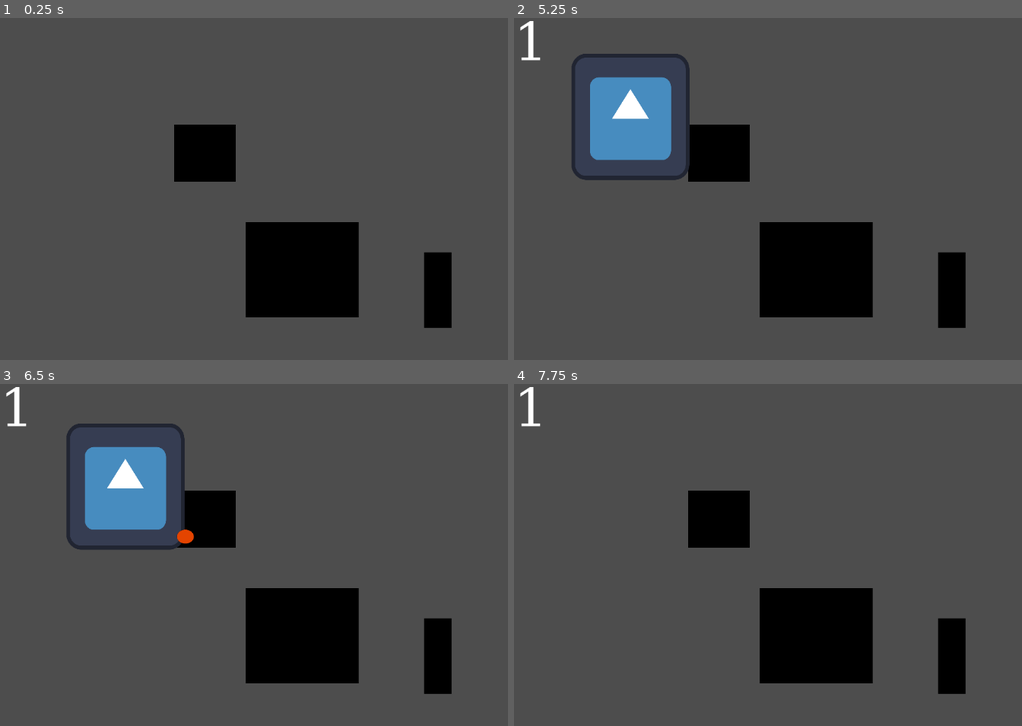
Above: before the commit, frames 1-4 (two rows, left to right).
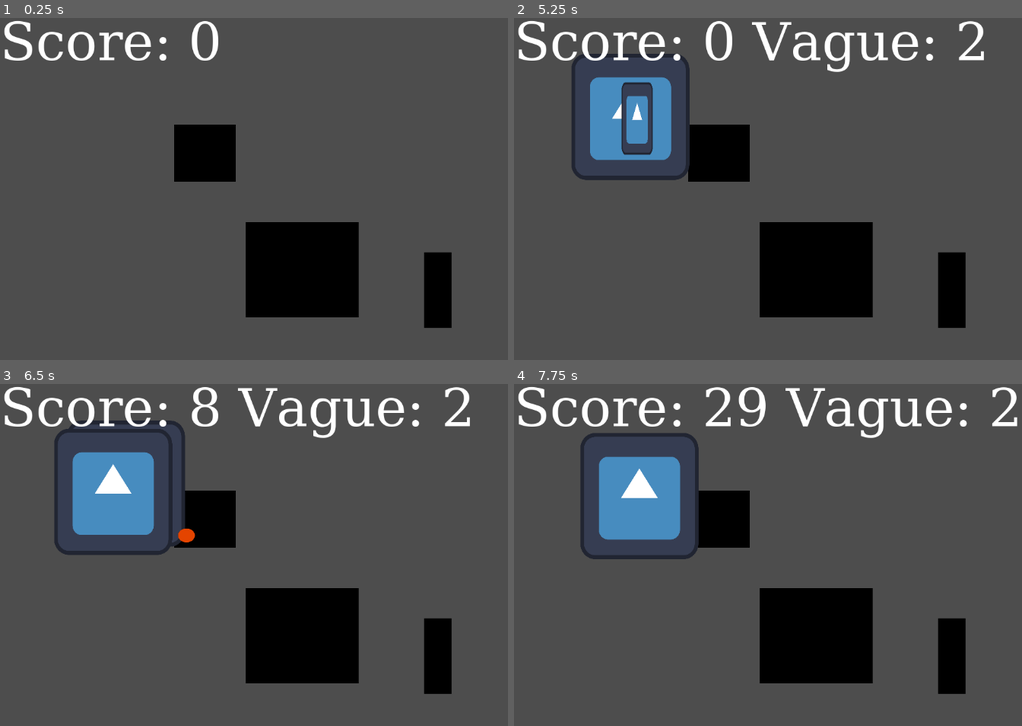
Above: after the commit, the same moments.

Repository: Nuxnuxx/gamejam-2024
Game: Godot game, scene res://main.tscn
The game is run twice, just before and just after one commit, with the same random seed, the same clock (stepped at 60 frames per second) and the same inputs. The engine's default icon, where the game draws it, is replaced by a stand-in: a white triangle on a blue panel in a dark square.
Inputs:
- Up to frame 1 (0.25 s): no input
- Up to frame 2 (5.25 s): tap Enter at 0.5, 2, 3.5 s; tap Space at 1.25, 2.75, 4.25 s
- Up to frame 3 (6.5 s): no input
- Up to frame 4 (7.75 s): no input

The runs differ from the first frame. In frame 1, 1.3% of the frame differs, in the area x 0-43%, y 0-13%; in frame 2, 3.8%; in frame 3, 6.7%; in frame 4, 8.3%, in the area x 0-100%, y 0-52%.

Commit message:
Score + Tower Hp

Diff:
--- a/Actors/Building/Building.gd
+++ b/Actors/Building/Building.gd
@@ -2,14 +2,18 @@
 
 var mob_in_range = []
 var reloading = false
+var health = 0
+
+@export var delay_to_shoot: float = 1
+@export var max_health: float = 100
 
 @onready var projectile = $Projectile
-@export var delay_to_shoot: float = 1
 @onready var all_projectiles = $AllProjectiles
 @onready var start_point_projectile = $StartPointProjectile
 
 func _ready():
 	add_to_group("BUILD", true)
+	health = max_health
 
 func _process(delta):
 	if !reloading:
@@ -18,7 +22,10 @@
 		await get_tree().create_timer(delay_to_shoot).timeout
 		reloading = false
 
-
+func self_damage(amount):
+	health -= amount
+	if health <= 0:
+		queue_free()
 
 func attack_shoot():
 	var not_freed_mob_in_range = []
@@ -43,4 +50,9 @@
 
 func _on_projectile_range_area_exited(area):
 	if area.is_in_group("ENNEMY"):
-		pass
+		var updated_mob_in_range = []
+		for mob in mob_in_range:
+			if mob != area:
+				updated_mob_in_range.append(mob)
+
+		mob_in_range = updated_mob_in_range
--- a/Actors/Ennemy/Ennemy_Base/Ennemy_Base.tscn
+++ b/Actors/Ennemy/Ennemy_Base/Ennemy_Base.tscn
@@ -14,6 +14,12 @@
 collision_layer = 3
 collision_mask = 2
 script = ExtResource("1_ybgna")
+health = null
+focus = null
+speed = null
+attacking_damages = null
+attacking_rate = null
+score_value = null
 
 [node name="Area2D" type="Area2D" parent="."]
 
--- a/Actors/Ennemy/Ennemy_Base/ennemy_base.gd
+++ b/Actors/Ennemy/Ennemy_Base/ennemy_base.gd
@@ -2,16 +2,23 @@
 
 @export var health: float = 100
 @export var focus:int = 0
-
 @export var speed: float = 50.0
+@export var attacking_damages:float = 0
+@export var attacking_rate:float = 0
+@export var score_value: int = 0
 
 const game_manager = preload("res://game_manager/game_manager.gd")
 const wawe_manager = preload("res://game_manager/wawe_manager.gd")
+
 var attacking = false
+var attack_target = null
+var attack_cd = false
+
 
 func self_damage(amount: float):
 	health -= amount
 	if health <= 0:
+		game_manager.game_score += score_value
 		queue_free()
 
 
@@ -39,13 +46,23 @@
 		velocity.y = direction.y * speed
 		move_and_slide()
 
+	elif attacking && !attack_cd:
+		attack_cd = true
+		attack_target.self_damage(attacking_damages)
+		await get_tree().create_timer(attacking_rate).timeout
+
+		attack_cd = false
+
 func _physics_process(delta):
 	var focused_node = get_focus_node()
-	move_to(focused_node)
+	if focused_node:
+		move_to(focused_node)
 
 func _on_area_2d_area_entered(area):
 	if area.is_in_group("BUILD"):
 		attacking = true
+		attack_target = area
+
 	elif area.is_in_group("PROJECTILE"):
 		self_damage(area.damage)
 		area.queue_free()
@@ -56,3 +73,4 @@
 func _on_area_2d_area_exited(area):
 		if area.is_in_group("BUILD"):
 			attacking = false
+			attack_target = null
--- a/CanvasLayer.gd
+++ b/CanvasLayer.gd
@@ -4,9 +4,11 @@
 @onready var label = $Label
 @onready var time_manager = $"../TimeManager"
 
+const game_manager = preload("res://game_manager/game_manager.gd")
+
 func _process(delta):
 	if spawner.wawe_is_running:
 		label.visible = true
-		label.text = str(time_manager.current_wawe)
+		label.text = "Score: " + str(game_manager.game_score) + " Vague: " + str(time_manager.current_wawe)
 	else:
-		label.visible = false
+		label.text = "Score: " + str(game_manager.game_score)
--- a/Map/Spawner.gd
+++ b/Map/Spawner.gd
@@ -23,6 +23,9 @@
 			instance.health = codex_info.health
 			instance.speed = codex_info.speed
 			instance.global_position = spawn_points[index].global_position
+			instance.attacking_damages = codex_info.attacking_damages
+			instance.attacking_rate = codex_info.attacking_rate
+			instance.score_value = codex_info.score_value
 
 			# Dans ennemy shape le premier element doit etre le sprite et le deuxieme, la collideBox
 			instance.add_child(ennemy_shape.get_child(0).duplicate(),false,1)
@@ -37,7 +40,7 @@
 	var spawn_points = get_children()
 
 	for spawn_point in spawn_points:
-		if len(spawn_point.get_children()):
+		if len(spawn_point.get_children()) > 0:
 			child_found = true
 
 	wawe_is_running = child_found
--- a/Map/TimeManager.gd
+++ b/Map/TimeManager.gd
@@ -9,11 +9,15 @@
 func _process(delta):
 	if spawner.wawe_is_running:
 		print('wave running')
+
 	elif !generate_wave && !spawner.wawe_is_running:
 		generate_wave = true
 		await get_tree().create_timer(5).timeout
-
+		if spawner.wawe_is_running: return
 		current_wawe += 1
 		generate_wave = false
 		var wawe = WaweManager.generate_wawe(current_wawe)
+		print("summon wave", current_wawe)
 		spawner.instance_entities_from_wawe(wawe)
+	else:
+		generate_wave = false
--- a/game_manager/game_manager.gd
+++ b/game_manager/game_manager.gd
@@ -14,6 +14,9 @@
 		"speed": 50,
 		"health": 100,
 		"earning": 10,
+		"attacking_rate": 2,
+		"attacking_damages": 10,
+		"score_value": 5,
 	},
 	{
 		"name": "archer_skeleton",
@@ -22,8 +25,13 @@
 		"speed": 150,
 		"health": 30,
 		"earning": 10,
+		"attacking_rate": 1.5,
+		"attacking_damages": 20,
+		"score_value": 8
 	}
 ]
+
+static var game_score = 0
 
 static func get_codex_entity_from_name(name:String):
 	for entity in codex_ennemies:
